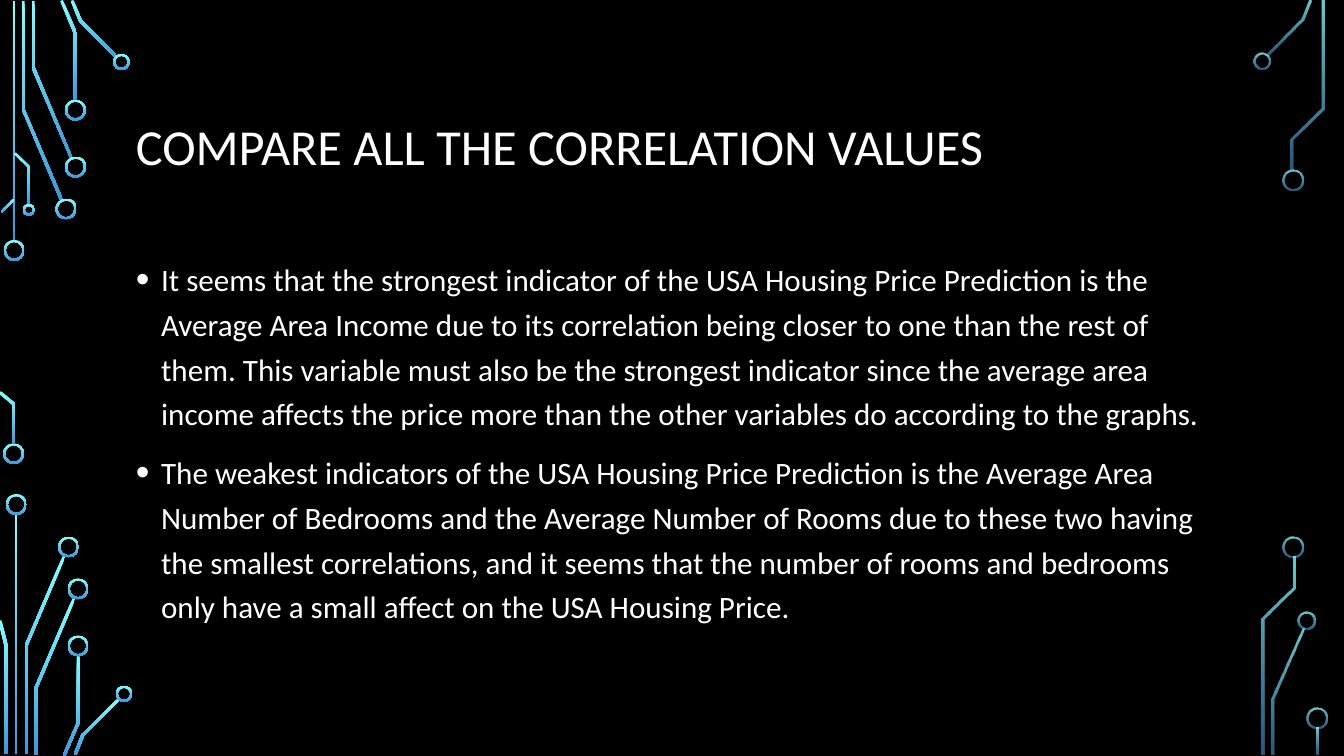
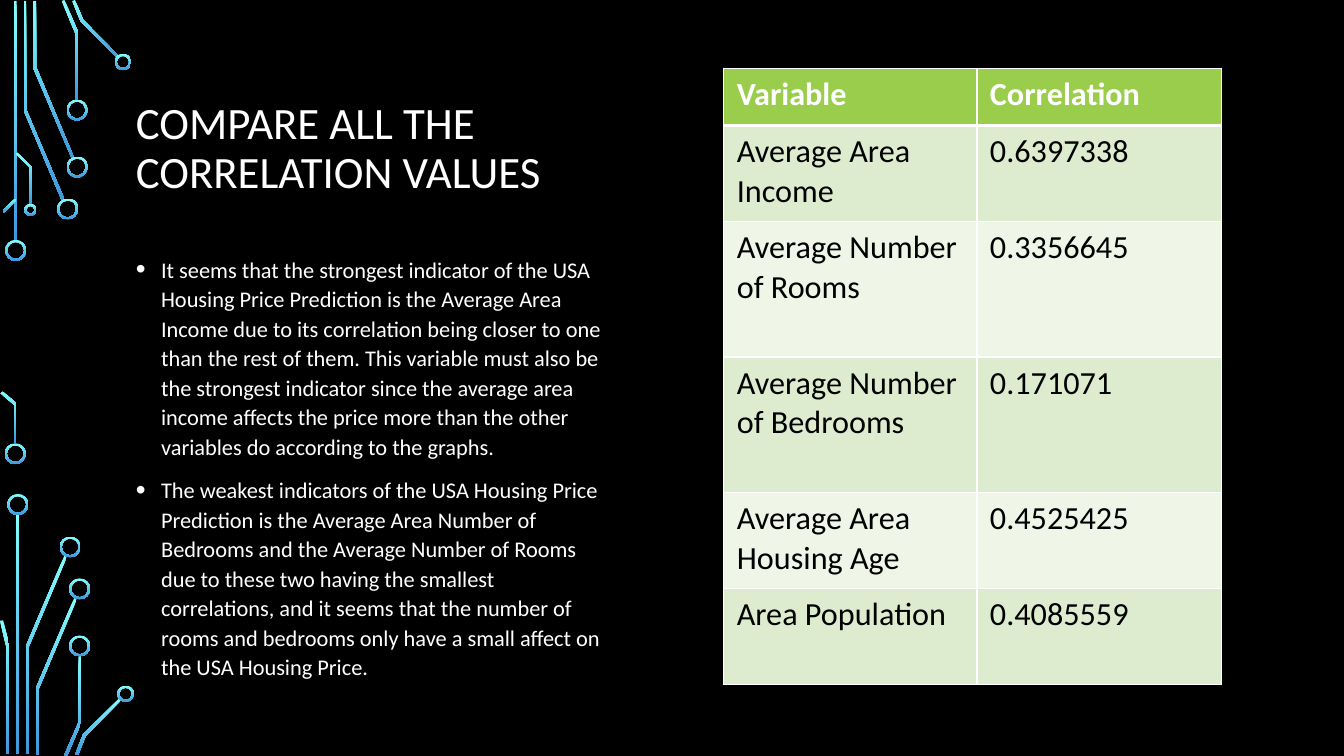
Before and after one commit to mgamerberg/Linear-Regression-USA-Housing-Price-Prediction, a slide deck: slide 13 of USA Housing Price Prediction.pptx (slide 11 before the commit). Drawn at 1344x756 pixels with LibreOffice and Linux fonts; fonts in the diff are those of the drawing; background and template pictures are left out. Boxes give left, top, right and bottom in pixels: in the first picture for what was removed or moved away, otherwise in the second. Text is boxed around its words. In the diff, an @@ line names an element or a change of style, - is before the commit and + after.

```diff
--- a/USA Housing Price Prediction.pptx
+++ b/USA Housing Price Prediction.pptx
@@ rectangle added at (x1=0, y1=0, x2=1344, y2=756), fill #000000 @@
@@ title "COMPARE ALL THE CORRELATION VALUES" at (x1=136, y1=110, x2=541, y2=189): size 36 to 32 pt @@
@@ table added at (x1=724, y1=69, x2=1222, y2=686), 6 rows, 2 columns @@
+Variable | Correlation
+Average Area Income | 0.6397338
+Average Number of Rooms | 0.3356645
+Average Number of Bedrooms | 0.171071
+Average Area Housing Age | 0.4525425
+Area Population | 0.4085559
@@ text "It seems that the strongest ..." at (x1=161, y1=262, x2=601, y2=679): size 22.2 to 16 pt; line spacing 1.2 to 1.1 @@
@@ group added at (x1=0, y1=0, x2=134, y2=756): 24 freeform shapes, 2 rectangles @@
@@ group removed at (x1=3, y1=52, x2=1328, y2=754): 19 freeform shapes @@
```
Also in this commit, not shown: 2 other slides changed, 2 slides added.
